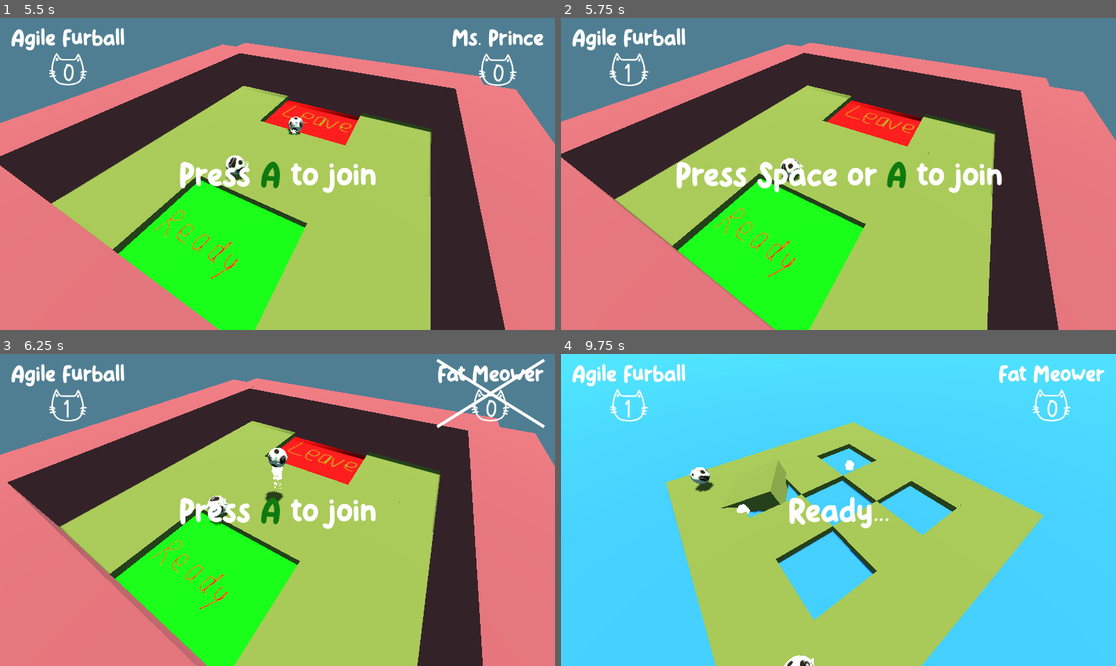
Above: before the commit, frames 1-4 (two rows, left to right).
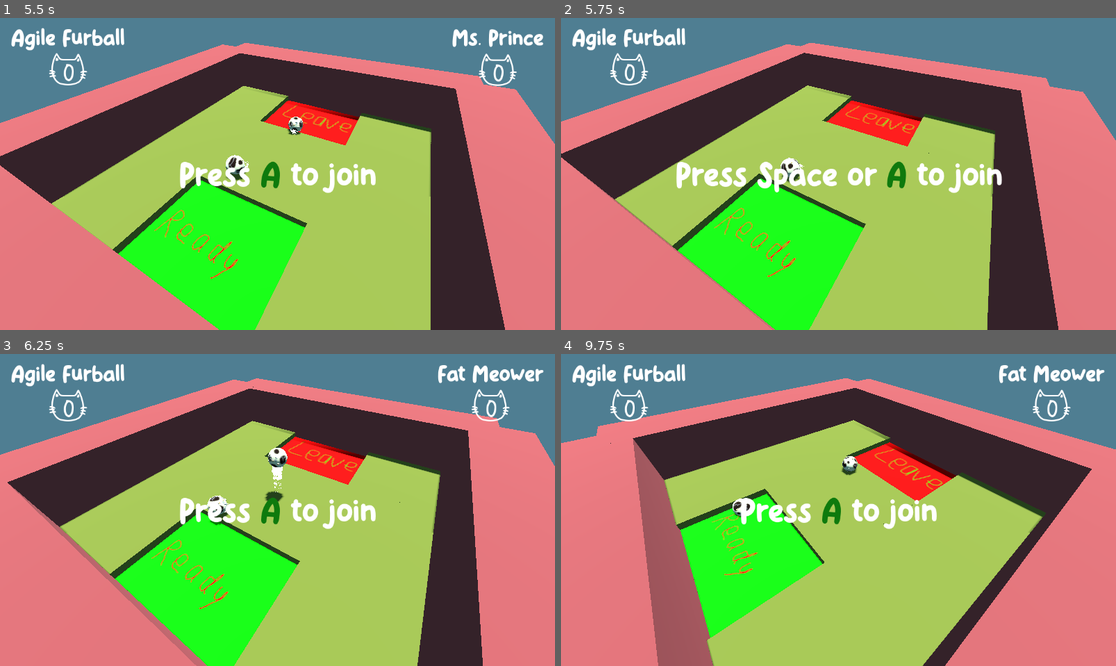
Above: after the commit, the same moments.

Repository: HedgeLizards/ggj24
Game: Godot game, scene res://scenes/start.tscn
Same seed, same stepped clock (60 frames per second), same inputs: the game is played once before the commit and once after it.
Inputs (mouse positions are in pixels of both pictures, inside the frame that each line leads up to):
- Up to frame 1 (5.5 s): click "Play" at 0.5 s; tap Enter at 1.25 s; move the mouse to (399, 158) at 1.27 s; tap W (join_0) at 1.35, 2.85, 4.35 s; move the mouse to (166, 189) at 2.02 s; tap Up (join_1) at 2.1, 3.6, 5.1 s; move the mouse to (333, 105) at 2.77 s; move the mouse to (249, 236) at 3.52 s; move the mouse to (444, 220) at 4.27 s; move the mouse to (111, 127) at 5.02 s
- Up to frame 2 (5.75 s): no input
- Up to frame 3 (6.25 s): tap Space at 5.75 s; move the mouse to (305, 510) at 5.77 s; tap W (join_0) at 5.85 s
- Up to frame 4 (9.75 s): move the mouse to (755, 432) at 6.52 s; tap Up (join_1) at 6.6, 8.1, 9.6 s; move the mouse to (960, 494) at 7.27 s; tap W (join_0) at 7.35, 8.85 s; move the mouse to (727, 525) at 8.02 s; move the mouse to (894, 441) at 8.77 s; move the mouse to (810, 572) at 9.52 s

Frame 1 is identical in both runs. In frame 2, 0.2% of the frame differs, in the area x 8-16%, y 11-22%; in frame 3, 0.6%; in frame 4, 77%, in the area x 0-100%, y 0-100%.

Commit message:
Make Escape from Lobby go back to Start

Diff:
--- a/code/input_handler.gd
+++ b/code/input_handler.gd
@@ -8,8 +8,8 @@
 var rotation: float = 0
 var players = [null, null, null, null]
 
-var can_add_players = true
-var can_move_players = true
+var can_add_players = false
+var can_move_players = false
 
 func _input(event):
 	if event is InputEventKey && event.pressed:
@@ -72,6 +72,6 @@
 		return false
 	var device = players[index].device
 	if device < 0:
-		return Input.is_action_pressed("jump_" + str(players[index].device + 2))
+		return Input.is_action_pressed("jump_" + str(device + 2))
 	else:
 		return Input.is_joy_button_pressed(device, JOY_BUTTON_A)
--- a/code/main.gd
+++ b/code/main.gd
@@ -55,6 +55,9 @@
 	update_join_notice()
 
 func _on_in_game_body_exited(body):
+	if state == State.LOBBY:
+		return
+
 	body.get_parent().dry = false
 
 	$UI.update_player_dry(body.get_parent().player_id, false)
@@ -97,9 +100,16 @@
 	update_join_notice()
 
 func _stop_round():
-	$StartTimer.stop()
-	$EndTimer.stop()
-	start_lobby.call_deferred()
+	if state == State.LOBBY:
+		for player in %Players.get_children():
+			_on_lobby_player_leave(player)
+		InputHandler.can_add_players = false
+		InputHandler.can_move_players = false
+		get_tree().change_scene_to_file('res://scenes/start.tscn')
+	else:
+		$StartTimer.stop()
+		$EndTimer.stop()
+		start_lobby.call_deferred()
 
 func _on_start_timer_timeout():
 	InputHandler.can_move_players = true
